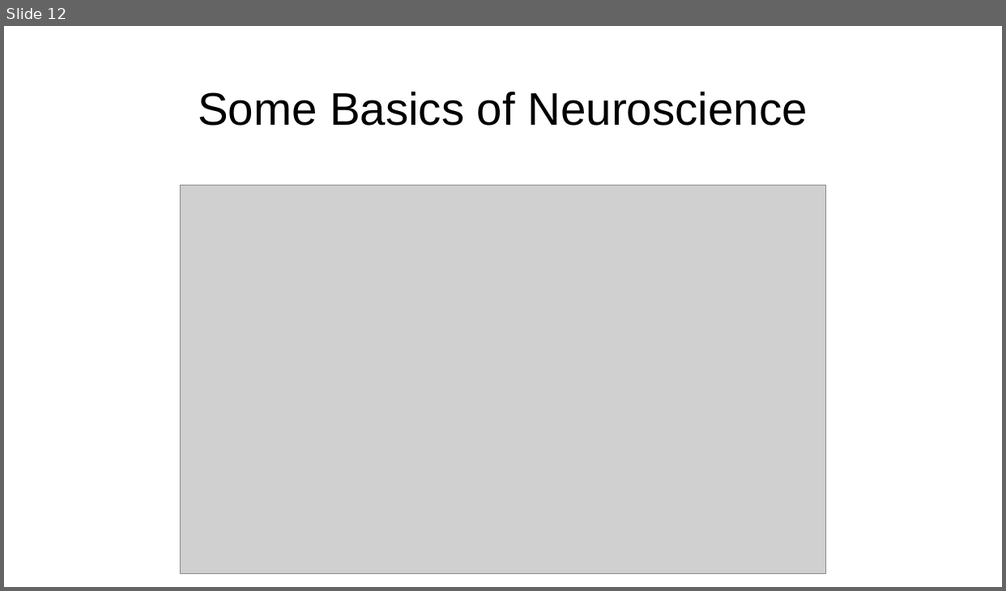
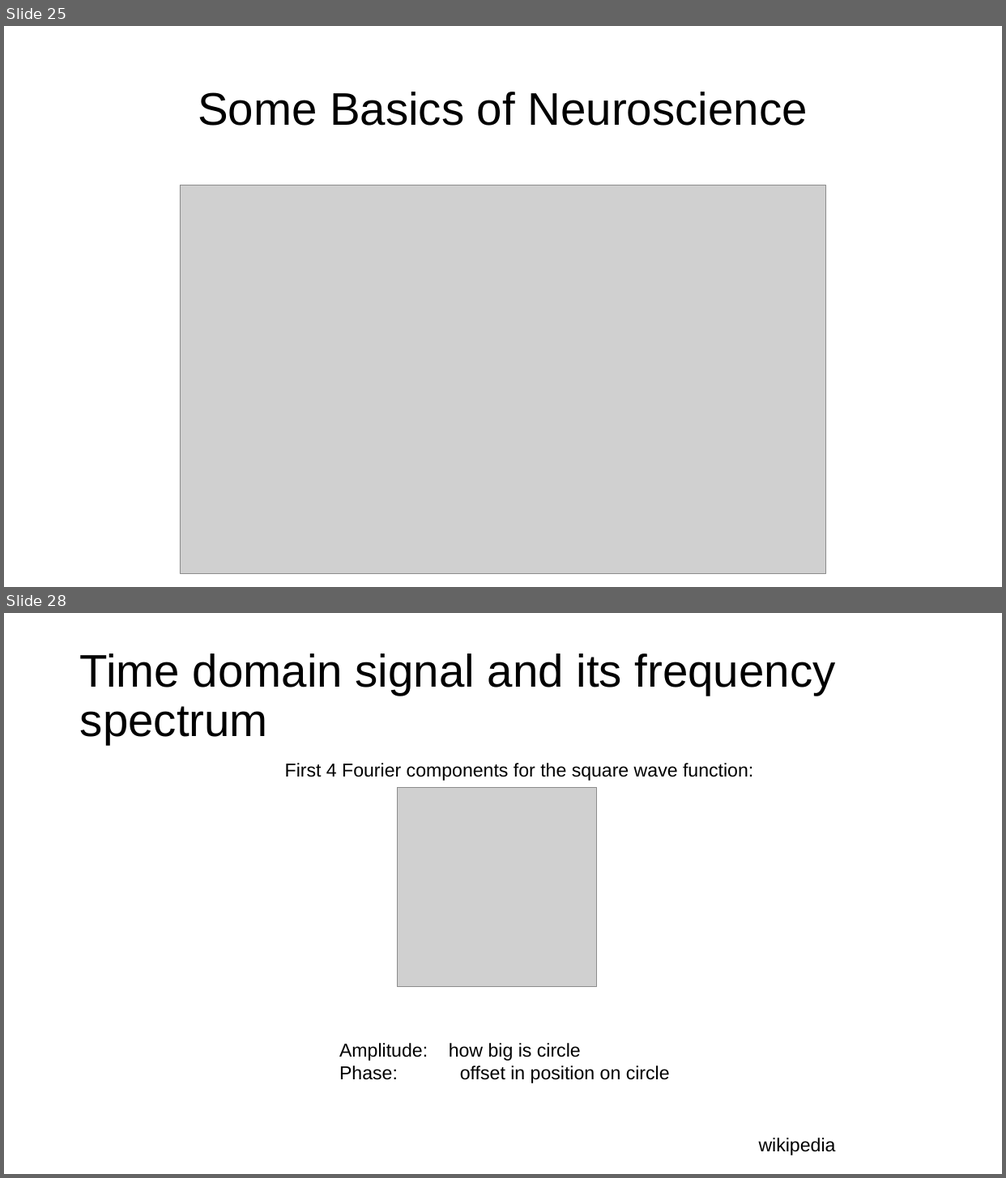
Before and after one commit to ssheldo/EEG_process_talk, a slide deck: EEG_Processing_Presentation.pptx. Shown one above the other, each under a label of ours: slide 12 before the commit, slides 25 and 28 after it; the slides between them are not shown. The pictures are 1006x591 and 1006x1178 pixels, drawn with LibreOffice and Linux fonts; fonts in the diff are those of the drawing; grey boxes stand for pictures. Boxes give left, top, right and bottom in pixels: in the first picture for what was removed or moved away, otherwise in the second. Text is boxed around its words. In the diff, an @@ line names an element or a change of style, - is before the commit and + after.

```diff
--- a/EEG_Processing_Presentation.pptx
+++ b/EEG_Processing_Presentation.pptx
@@ slide 28 added at bbox=[4, 613, 1002, 1174], background #FFFFFF @@
@@ title added at bbox=[80, 653, 836, 745], 44 pt, text #000000 @@
+Time domain signal and its frequency spectrum
@@ text added at bbox=[285, 763, 753, 781], 18 pt, text #000000 @@
+First 4 Fourier components for the square wave function:
@@ picture added at bbox=[397, 787, 597, 987] @@
@@ text added at bbox=[339, 1043, 670, 1084], 18 pt, text #000000 @@
+Amplitude: how big is circle
+Phase: offset in position on circle
@@ text added at bbox=[759, 1138, 836, 1156], 18 pt, text #000000 @@
+wikipedia
@@ what was slide 12 is now slide 25 @@
```
Also in this commit, not shown: 4 slides changed, 20 other slides added, 1 slide removed, 4 other files.
